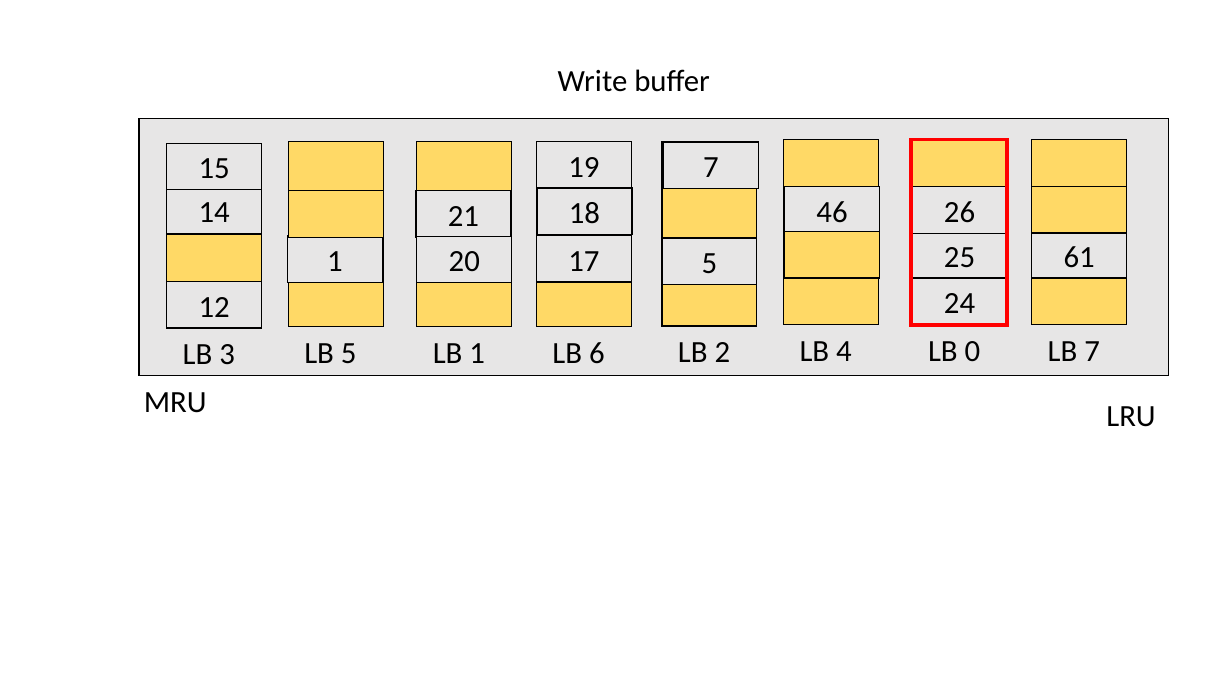
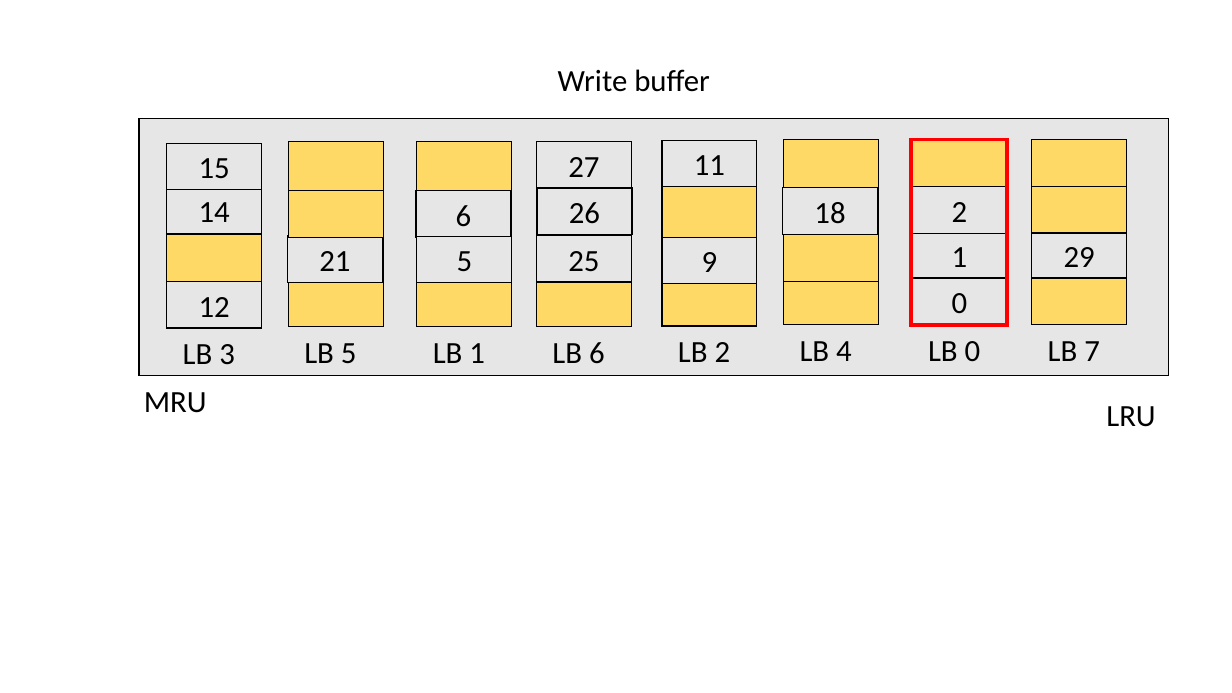
Before and after one commit to andrew841018/disksim_github, a slide deck: slide 16 of 論文相關/論文(插圖、實驗相關)/論文所需圖表.pptx. Drawn at 1232x693 pixels with LibreOffice and Linux fonts; fonts in the diff are those of the drawing. Boxes give left, top, right and bottom in pixels: in the first picture for what was removed or moved away, otherwise in the second. Text is boxed around its words. In the diff, an @@ line names an element or a change of style, - is before the commit and + after.

```diff
--- a/論文相關/論文(插圖、實驗相關)/論文所需圖表.pptx
+++ b/論文相關/論文(插圖、實驗相關)/論文所需圖表.pptx
@@ text in rectangle at (568,157,599,177): text changed @@
-19
+27
@@ text in rectangle at (694,155,725,175): text changed @@
-7
+11
@@ text in rectangle at (456,205,472,227): text changed @@
-21
+6
@@ text in rectangle at (569,202,600,224): text changed @@
-18
+26
@@ text in rectangle at (814,202,845,224): text changed @@
-46
+18
@@ text in rectangle at (952,202,968,222): text changed @@
-26
+2
@@ rectangle: place and size @@
-rectangle at (785,231,880,277)
+rectangle at (784,235,879,281)
@@ text in rectangle at (319,251,350,271): text changed @@
-1
+21
@@ text in rectangle at (457,251,473,272): text changed @@
-20
+5
@@ text in rectangle at (568,251,599,272): text changed @@
-17
+25
@@ text in rectangle at (702,252,718,272): text changed @@
-5
+9
@@ text in rectangle at (952,247,968,267): text changed @@
-25
+1
@@ text in rectangle at (1064,247,1095,267): text changed @@
-61
+29
@@ text in rectangle at (952,293,968,314): text changed @@
-24
+0
```
Also in this commit, not shown: 2 other slides changed, 1 slide added, 10 other files.
